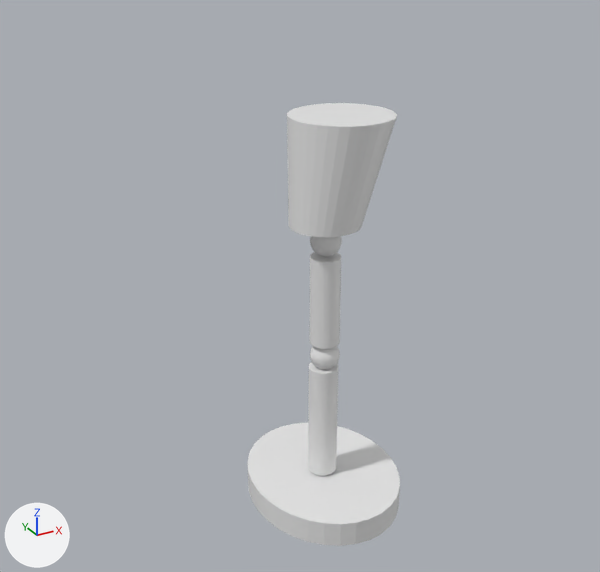
What one commit did to the Blender file WebContent/3d/lamp.blend.
The view is the same before and after, from a camera (50 mm lens) standing at (-25.0, -42.1, 36.5) and looking at (0.5, 4.2, 13.3). The axes (+X, +Y, +Z) are drawn at lower left. The lights are the same throughout.

Script lines for the objects in view, before the commit:
```python
me_cylinder = bpy.data.meshes.new('Cylinder')
me_cylinder.from_pydata(...)  # a 32-sided cylinder along z spanning x -1.0..1.0, y -1.0..1.0, z -1.0..1.0
me_cylinder_001 = bpy.data.meshes.new('Cylinder.001')
me_cylinder_001.from_pydata(...)  # a 32-sided cylinder along z spanning x -1.0..1.0, y -1.0..1.0, z -1.0..7.15
me_cylinder_002 = bpy.data.meshes.new('Cylinder.002')
me_cylinder_002.from_pydata(...)  # a 32-sided cylinder along z spanning x -1.0..1.0, y -1.0..1.0, z -1.0..1.0
me_cylinder_003 = bpy.data.meshes.new('Cylinder.003')
me_cylinder_003.from_pydata(...)  # 64 vertices, 34 faces; spans x -1.0..1.93, y -1.39..1.48, z -1.0..-0.49
ob_cylinder = bpy.data.objects.new('Cylinder', me_cylinder)
ob_cylinder.location = (0.0, 0.0, 0.0)
ob_cylinder.scale = (5.11, 6.18, 0.879)
ob_cylinder_001 = bpy.data.objects.new('Cylinder.001', me_cylinder_001)
ob_cylinder_001.location = (0.0, 0.03, 2.0)
ob_cylinder_002 = bpy.data.objects.new('Cylinder.002', me_cylinder_002)
ob_cylinder_002.location = (0.1, 0.12, 13.98)
ob_cylinder_002.scale = (1.0, 1.0, 3.04)
ob_cylinder_003 = bpy.data.objects.new('Cylinder.003', me_cylinder_003)
ob_cylinder_003.location = (0.1, 0.23, 32.34)
ob_cylinder_003.scale = (2.3, 2.3, 13.2)
```
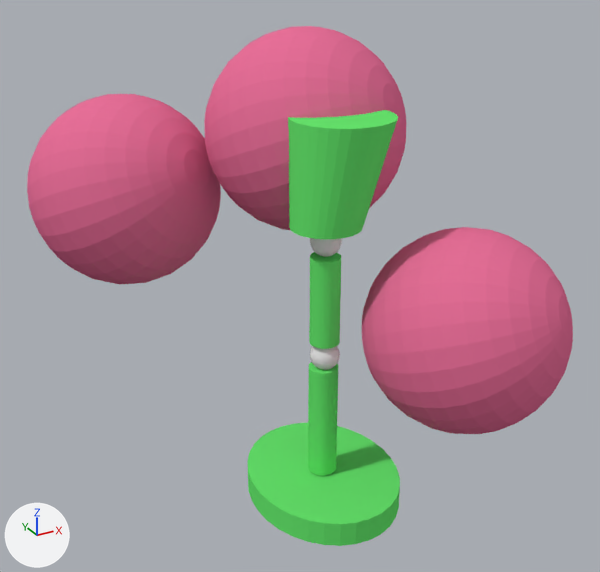
The newer file is also rescaled (x0.147), turned or shifted as a whole; pictures and numbers use the older file's frame.

Pixel boxes [x1, y1, x2, y2] of what changed, in the pictures (600 x 572 px):
'Sphere.004', added
    after: [362, 227, 573, 434]
'Sphere.002', added
    after: [27, 94, 221, 284]
'Sphere.003', added
    after: [204, 26, 406, 230]
'Cylinder', recoloured (white to green)
    both: [248, 423, 400, 546]
'Cylinder.003', recoloured, moved (grey to green)
    before: [287, 103, 397, 237]
    after: [288, 110, 398, 239]
'Cylinder.001', recoloured (grey to green)
    both: [308, 362, 338, 476]
'Cylinder.002', recoloured (grey to green)
    both: [309, 252, 341, 349]

Diff of the bpy script that builds the scene:
```diff
--- a/WebContent/3d/lamp.blend.py
+++ b/WebContent/3d/lamp.blend.py
@@ mat_glass2 @@
+mat_glass2 = diffuse_material('Glass2')
+mat_glass2.base_color = (0.134, 0.8, 0.155)  # green #66e76e
@@ mat_glass @@
+mat_glass = diffuse_material('Glass')
+mat_glass.base_color = (0.8, 0.161, 0.315)  # pink #e77098
@@ me_cylinder_001 @@
 me_cylinder_001.from_pydata(...)  # 64 vertices, 34 faces; spans x -1.0..1.0, y -1.0..1.0, z -1.0..7.15
+me_cylinder_001.materials.append(mat_glass2)  # green #66e76e
@@ me_cylinder_002 @@
 me_cylinder_002.from_pydata(...)  # 64 vertices, 34 faces; spans x -1.0..1.0, y -1.0..1.0, z -1.0..1.0
+me_cylinder_002.materials.append(mat_glass2)  # green #66e76e
@@ me_cylinder_003 @@
 me_cylinder_003.from_pydata(...)  # 64 vertices, 34 faces; spans x -1.0..1.93, y -1.39..1.48, z -1.0..-0.49
+me_cylinder_003.materials.append(mat_glass2)  # green #66e76e
@@ me_cylinder @@
 me_cylinder.from_pydata(...)  # 64 vertices, 34 faces; spans x -1.0..1.0, y -1.0..1.0, z -1.0..1.0
+me_cylinder.materials.append(mat_glass2)  # green #66e76e
@@ me_sphere_002 @@
+me_sphere_002.from_pydata(...)  # a UV sphere (32 segments, 16 rings, poles along z) spanning x -1.0..1.0, y -1.0..1.0, z -1.0..1.0
+me_sphere_002.materials.append(mat_glass)  # pink #e77098
@@ ob_cylinder_003 @@
 ob_cylinder_003 = bpy.data.objects.new('Cylinder.003', me_cylinder_003)
-ob_cylinder_003.location = (0.1, 0.23, 32.34)
+ob_cylinder_003.location = (0.15, 0.19, 32.22)
 ob_cylinder_003.scale = (2.3, 2.3, 13.2)
@@ ob_sphere_002 @@
+ob_sphere_002 = bpy.data.objects.new('Sphere.002', me_sphere_002)
+ob_sphere_002.location = (-8.13, 14.51, 18.71)
+ob_sphere_002.rotation_euler = (0.938, 0.919, 0.0614)  # degrees (54, 53, 3.5)
+ob_sphere_002.scale = (6.8, 6.8, 6.8)
@@ ob_sphere_003 @@
+ob_sphere_003 = bpy.data.objects.new('Sphere.003', me_sphere_002.copy())
+ob_sphere_003.location = (2.22, 6.59, 23.47)
+ob_sphere_003.rotation_euler = (0.938, 0.919, 0.0614)  # degrees (54, 53, 3.5)
+ob_sphere_003.scale = (6.8, 6.8, 6.8)
@@ ob_sphere_004 @@
+ob_sphere_004 = bpy.data.objects.new('Sphere.004', me_sphere_002.copy())
+ob_sphere_004.location = (8.24, -4.26, 11.74)
+ob_sphere_004.rotation_euler = (0.938, 0.919, 0.0614)  # degrees (54, 53, 3.5)
+ob_sphere_004.scale = (6.8, 6.8, 6.8)
```
